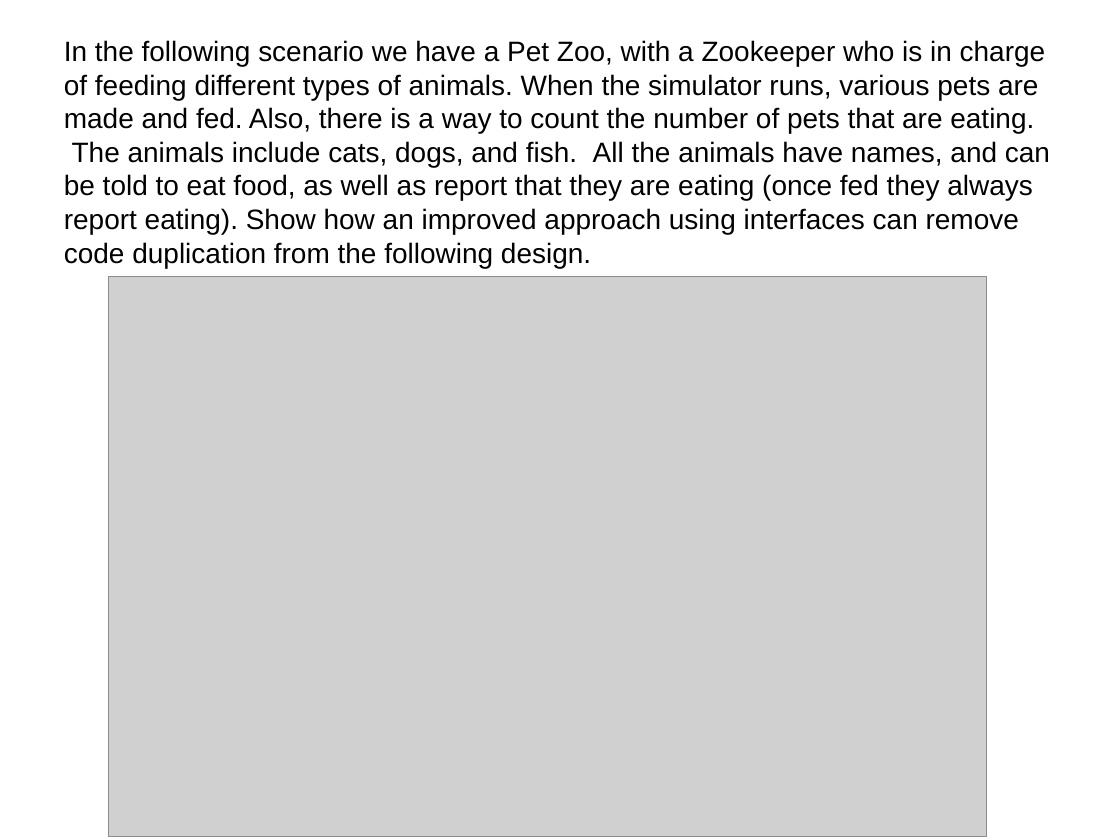
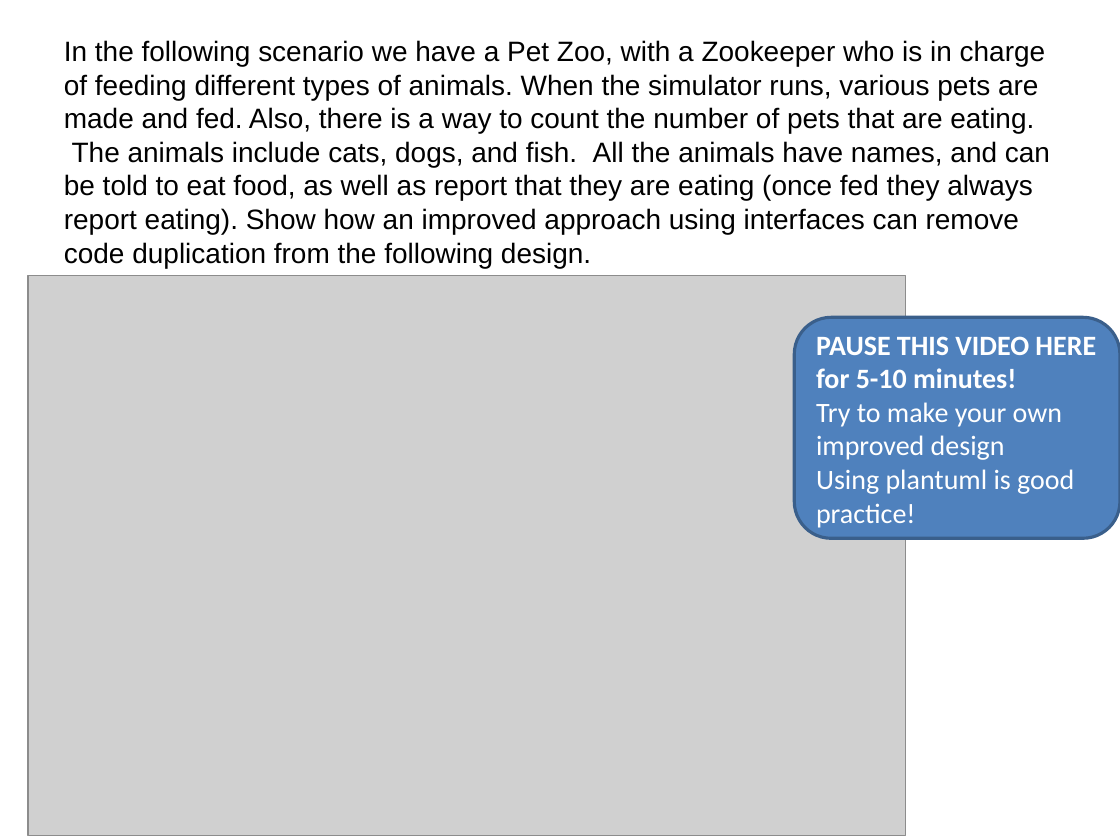
Before and after one commit to RHIT-CSSE/csse220, a slide deck: slide 19 of ClassMaterials/Interfaces/Slides/Interfaces.pptx. Drawn at 1120x840 pixels with LibreOffice and Linux fonts; fonts in the diff are those of the drawing; grey boxes stand for pictures. Boxes give left, top, right and bottom in pixels: in the first picture for what was removed or moved away, otherwise in the second. Text is boxed around its words. In the diff, an @@ line names an element or a change of style, - is before the commit and + after.

Commit message:
update slides

```diff
--- a/ClassMaterials/Interfaces/Slides/Interfaces.pptx
+++ b/ClassMaterials/Interfaces/Slides/Interfaces.pptx
@@ picture: place and size @@
-picture at [109, 277, 986, 837]
+picture at [28, 276, 905, 836]
@@ rounded rectangle added at [794, 317, 1120, 538], fill #4F81BD, outline #3A5F8C 2 pt, 18 pt, text #FFFFFF @@
+PAUSE THIS VIDEO HERE
+for 5-10 minutes!
+Try to make your own
+improved design
+Using plantuml is good practice!
```
